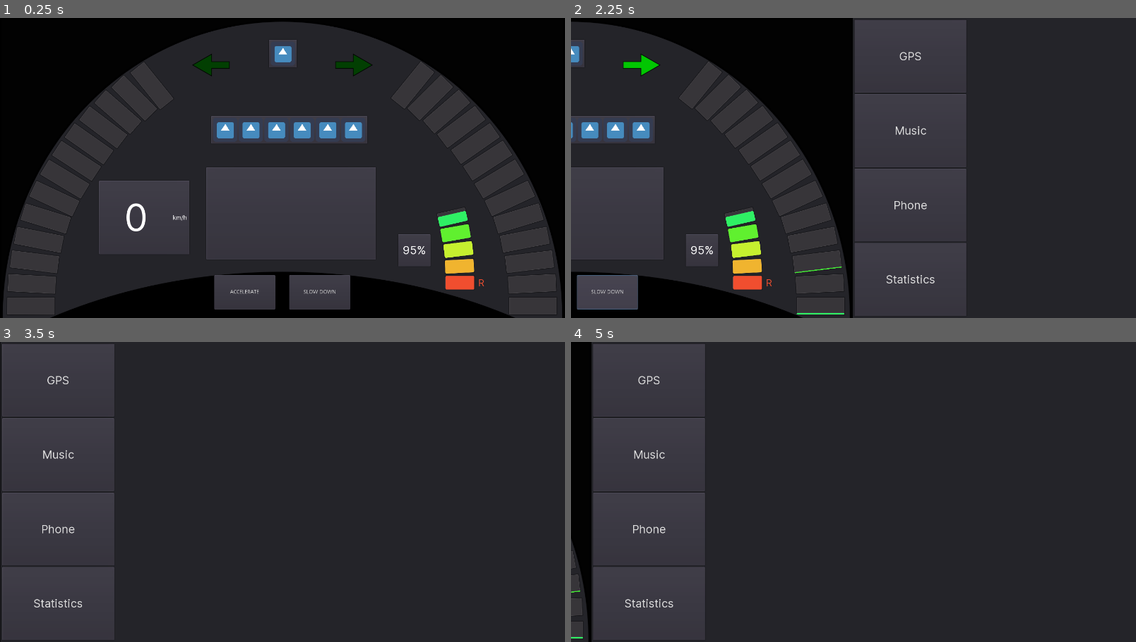
Above: before the commit, frames 1-4 (two rows, left to right).
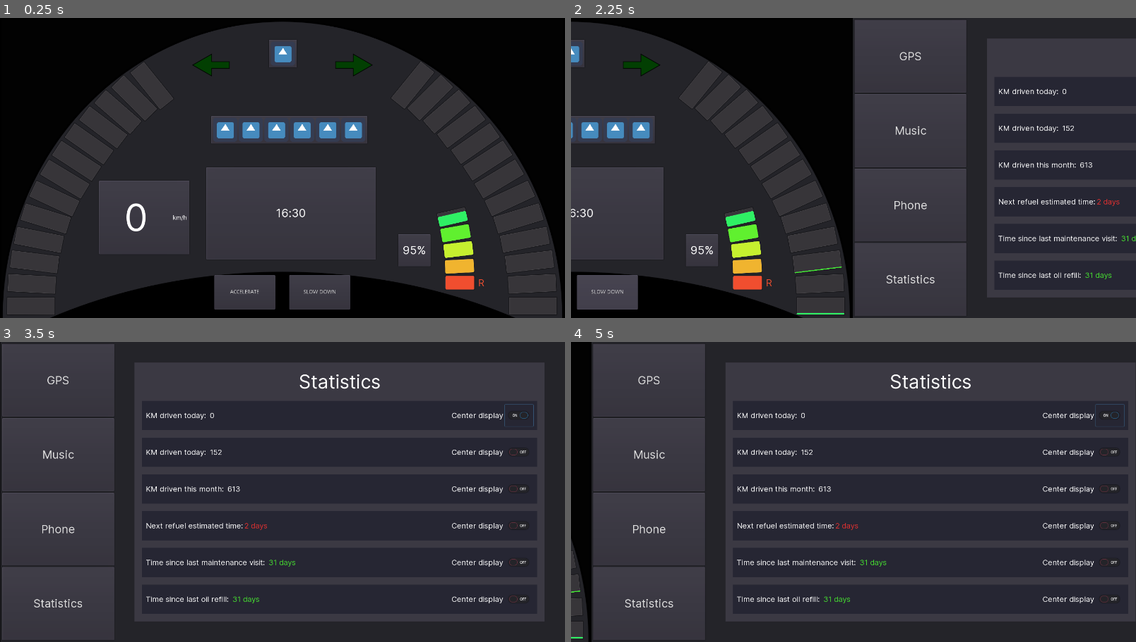
Above: after the commit, the same moments.

Repository: przadkap/car-dashboard
Game: Godot game, scene res://App.tscn
The game is run twice, just before and just after one commit, with the same random seed, the same clock (stepped at 60 frames per second) and the same inputs. The engine's default icon, where the game draws it, is replaced by a stand-in: a white triangle on a blue panel in a dark square. Sound files missing from this copy of the repository are replaced by a short silence.
Inputs (mouse positions are in pixels of both pictures, inside the frame that each line leads up to):
- Up to frame 1 (0.25 s): no input
- Up to frame 2 (2.25 s): click "ACCELERATE" at 0.5 s; click "SLOW DOWN" at 1.25 s; tap Enter at 2 s; hold Right from 2.03 s (still down); tap 0 at 2.1 s
- Up to frame 3 (3.5 s): release Right at 2.75 s; click (536, 414) at 2.77 s
- Up to frame 4 (5 s): hold Left 3.53-4.28 s; tap 1 at 3.6 s; hold Right from 4.28 s (still down); tap 0 at 4.35 s

The runs differ from the first frame. In frame 1, less than 0.1% of the frame differs, in the area x 48-54%, y 63-67%; in frame 2, 9.0%; in frame 3, 22%; in frame 4, 22%, in the area x 27-100%, y 7-93%.

Commit message:
add stats to center display

Diff:
--- a/Car Dashboard/App.tscn
+++ b/Car Dashboard/App.tscn
@@ -28,6 +28,11 @@
 [ext_resource path="res://MMScreen/styleboxes/buttons/warning-hover.tres" type="StyleBox" id=26]
 [ext_resource path="res://MMScreen/styleboxes/buttons/warning-pressed.stylebox" type="StyleBox" id=27]
 [ext_resource path="res://MMScreen/Statistics.gd" type="Script" id=28]
+[ext_resource path="res://CentralDisplay.gd" type="Script" id=29]
+
+[sub_resource type="DynamicFont" id=17]
+size = 30
+font_data = ExtResource( 17 )
 
 [sub_resource type="DynamicFont" id=1]
 size = 100
@@ -152,10 +157,174 @@
 anchor_bottom = 0.806885
 margin_top = -3.05176e-05
 rect_pivot_offset = Vector2( 200, 125 )
+script = ExtResource( 29 )
 __meta__ = {
 "_edit_lock_": true,
 "_edit_use_anchors_": true
 }
+
+[node name="VBoxContainer" type="VBoxContainer" parent="BTWScreen/CentralDisplay"]
+margin_left = 7.0
+margin_top = 7.0
+margin_right = 447.002
+margin_bottom = 251.0
+
+[node name="Hour" type="Label" parent="BTWScreen/CentralDisplay/VBoxContainer"]
+margin_top = 103.0
+margin_right = 440.0
+margin_bottom = 141.0
+size_flags_vertical = 6
+custom_fonts/font = SubResource( 17 )
+text = "16:30"
+align = 1
+valign = 1
+
+[node name="PanelContainer" type="PanelContainer" parent="BTWScreen/CentralDisplay/VBoxContainer"]
+visible = false
+margin_top = 230.0
+margin_right = 440.0
+margin_bottom = 244.0
+
+[node name="VBoxContainer" type="VBoxContainer" parent="BTWScreen/CentralDisplay/VBoxContainer/PanelContainer"]
+margin_left = 7.0
+margin_top = 7.0
+margin_right = 433.0
+margin_bottom = 7.0
+
+[node name="Stat1" type="PanelContainer" parent="BTWScreen/CentralDisplay/VBoxContainer/PanelContainer/VBoxContainer"]
+visible = false
+margin_right = 426.0
+margin_bottom = 28.0
+
+[node name="HBoxContainer" type="HBoxContainer" parent="BTWScreen/CentralDisplay/VBoxContainer/PanelContainer/VBoxContainer/Stat1"]
+margin_left = 7.0
+margin_top = 7.0
+margin_right = 419.0
+margin_bottom = 21.0
+
+[node name="Label" type="Label" parent="BTWScreen/CentralDisplay/VBoxContainer/PanelContainer/VBoxContainer/Stat1/HBoxContainer"]
+margin_right = 65.0
+margin_bottom = 14.0
+text = "KM Today:"
+
+[node name="Value" type="Label" parent="BTWScreen/CentralDisplay/VBoxContainer/PanelContainer/VBoxContainer/Stat1/HBoxContainer"]
+margin_left = 69.0
+margin_right = 93.0
+margin_bottom = 14.0
+text = "192"
+
+[node name="Stat2" type="PanelContainer" parent="BTWScreen/CentralDisplay/VBoxContainer/PanelContainer/VBoxContainer"]
+visible = false
+margin_right = 426.0
+margin_bottom = 28.0
+
+[node name="HBoxContainer" type="HBoxContainer" parent="BTWScreen/CentralDisplay/VBoxContainer/PanelContainer/VBoxContainer/Stat2"]
+margin_left = 7.0
+margin_top = 7.0
+margin_right = 419.0
+margin_bottom = 21.0
+
+[node name="Label" type="Label" parent="BTWScreen/CentralDisplay/VBoxContainer/PanelContainer/VBoxContainer/Stat2/HBoxContainer"]
+margin_right = 64.0
+margin_bottom = 14.0
+text = "KM Week:"
+
+[node name="Value" type="Label" parent="BTWScreen/CentralDisplay/VBoxContainer/PanelContainer/VBoxContainer/Stat2/HBoxContainer"]
+margin_left = 68.0
+margin_right = 92.0
+margin_bottom = 14.0
+text = "222"
+
+[node name="Stat3" type="PanelContainer" parent="BTWScreen/CentralDisplay/VBoxContainer/PanelContainer/VBoxContainer"]
+visible = false
+margin_right = 426.0
+margin_bottom = 28.0
+
+[node name="HBoxContainer" type="HBoxContainer" parent="BTWScreen/CentralDisplay/VBoxContainer/PanelContainer/VBoxContainer/Stat3"]
+margin_left = 7.0
+margin_top = 7.0
+margin_right = 419.0
+margin_bottom = 21.0
+
+[node name="Label" type="Label" parent="BTWScreen/CentralDisplay/VBoxContainer/PanelContainer/VBoxContainer/Stat3/HBoxContainer"]
+margin_right = 69.0
+margin_bottom = 14.0
+text = "KM Month:"
+
+[node name="Value" type="Label" parent="BTWScreen/CentralDisplay/VBoxContainer/PanelContainer/VBoxContainer/Stat3/HBoxContainer"]
+margin_left = 73.0
+margin_right = 105.0
+margin_bottom = 14.0
+text = "6345"
+
+[node name="Stat4" type="PanelContainer" parent="BTWScreen/CentralDisplay/VBoxContainer/PanelContainer/VBoxContainer"]
+visible = false
+margin_right = 426.0
+margin_bottom = 28.0
+
+[node name="HBoxContainer" type="HBoxContainer" parent="BTWScreen/CentralDisplay/VBoxContainer/PanelContainer/VBoxContainer/Stat4"]
+margin_left = 7.0
+margin_top = 7.0
+margin_right = 419.0
+margin_bottom = 21.0
+
+[node name="Label" type="Label" parent="BTWScreen/CentralDisplay/VBoxContainer/PanelContainer/VBoxContainer/Stat4/HBoxContainer"]
+margin_right = 44.0
+margin_bottom = 14.0
+text = "Refuel:"
+
+[node name="Value" type="Label" parent="BTWScreen/CentralDisplay/VBoxContainer/PanelContainer/VBoxContainer/Stat4/HBoxContainer"]
+margin_left = 48.0
+margin_right = 89.0
+margin_bottom = 14.0
+custom_colors/font_color = Color( 0.976471, 0.152941, 0.152941, 1 )
+text = "2 days"
+
+[node name="Stat5" type="PanelContainer" parent="BTWScreen/CentralDisplay/VBoxContainer/PanelContainer/VBoxContainer"]
+visible = false
+margin_right = 426.0
+margin_bottom = 28.0
+
+[node name="HBoxContainer" type="HBoxContainer" parent="BTWScreen/CentralDisplay/VBoxContainer/PanelContainer/VBoxContainer/Stat5"]
+margin_left = 7.0
+margin_top = 7.0
+margin_right = 419.0
+margin_bottom = 21.0
+
+[node name="Label" type="Label" parent="BTWScreen/CentralDisplay/VBoxContainer/PanelContainer/VBoxContainer/Stat5/HBoxContainer"]
+margin_right = 121.0
+margin_bottom = 14.0
+text = "Last maintenance: "
+
+[node name="Value" type="Label" parent="BTWScreen/CentralDisplay/VBoxContainer/PanelContainer/VBoxContainer/Stat5/HBoxContainer"]
+margin_left = 125.0
+margin_right = 200.0
+margin_bottom = 14.0
+custom_colors/font_color = Color( 0.282353, 0.862745, 0.160784, 1 )
+text = "31 days ago"
+
+[node name="Stat6" type="PanelContainer" parent="BTWScreen/CentralDisplay/VBoxContainer/PanelContainer/VBoxContainer"]
+visible = false
+margin_right = 426.0
+margin_bottom = 28.0
+
+[node name="HBoxContainer" type="HBoxContainer" parent="BTWScreen/CentralDisplay/VBoxContainer/PanelContainer/VBoxContainer/Stat6"]
+margin_left = 7.0
+margin_top = 7.0
+margin_right = 419.0
+margin_bottom = 21.0
+
+[node name="Label" type="Label" parent="BTWScreen/CentralDisplay/VBoxContainer/PanelContainer/VBoxContainer/Stat6/HBoxContainer"]
+margin_right = 103.0
+margin_bottom = 14.0
+text = "Last oil change: "
+
+[node name="Value" type="Label" parent="BTWScreen/CentralDisplay/VBoxContainer/PanelContainer/VBoxContainer/Stat6/HBoxContainer"]
+margin_left = 107.0
+margin_right = 182.0
+margin_bottom = 14.0
+custom_colors/font_color = Color( 0.282353, 0.862745, 0.160784, 1 )
+text = "31 days ago"
 
 [node name="SpeedDigits" type="PanelContainer" parent="BTWScreen"]
 anchor_left = 0.096661
@@ -1929,7 +2098,6 @@
 visible = false
 
 [node name="Statistics" type="PanelContainer" parent="MultimediaScreen/PanelContainer/SideSeparator/Content"]
-visible = false
 margin_left = 50.0
 margin_top = 50.0
 margin_right = 1139.0
@@ -2317,4 +2485,11 @@
 [connection signal="music_toggle" from="MultimediaScreen/PanelContainer/SideSeparator/Content/MusicPlayer" to="MultimediaScreen" method="_on_MusicPlayer_music_toggle"]
 [connection signal="switch_song" from="MultimediaScreen/PanelContainer/SideSeparator/Content/MusicPlayer" to="MultimediaScreen" method="_on_MusicPlayer_switch_song"]
 [connection signal="call_toggled" from="MultimediaScreen/PanelContainer/SideSeparator/Content/Phone" to="MultimediaScreen" method="_on_Phone_call_toggled"]
+[connection signal="stat_visibility_changed" from="MultimediaScreen/PanelContainer/SideSeparator/Content/Statistics" to="BTWScreen/CentralDisplay" method="_on_Statistics_stat_visibility_changed"]
+[connection signal="toggled" from="MultimediaScreen/PanelContainer/SideSeparator/Content/Statistics/VBoxContainer/Stat1/StatKMToday/DisplayButton" to="MultimediaScreen/PanelContainer/SideSeparator/Content/Statistics" method="_on_DisplayButton1_toggled"]
+[connection signal="toggled" from="MultimediaScreen/PanelContainer/SideSeparator/Content/Statistics/VBoxContainer/Stat2/StatKMWeek/DisplayButton" to="MultimediaScreen/PanelContainer/SideSeparator/Content/Statistics" method="_on_DisplayButton2_toggled"]
+[connection signal="toggled" from="MultimediaScreen/PanelContainer/SideSeparator/Content/Statistics/VBoxContainer/Stat3/StatKMMonth/DisplayButton" to="MultimediaScreen/PanelContainer/SideSeparator/Content/Statistics" method="_on_DisplayButton3_toggled"]
+[connection signal="toggled" from="MultimediaScreen/PanelContainer/SideSeparator/Content/Statistics/VBoxContainer/Stat4/Statfuel/DisplayButton" to="MultimediaScreen/PanelContainer/SideSeparator/Content/Statistics" method="_on_DisplayButton4_toggled"]
+[connection signal="toggled" from="MultimediaScreen/PanelContainer/SideSeparator/Content/Statistics/VBoxContainer/Stat5/StatMaintenance/DisplayButton" to="MultimediaScreen/PanelContainer/SideSeparator/Content/Statistics" method="_on_DisplayButton5_toggled"]
+[connection signal="toggled" from="MultimediaScreen/PanelContainer/SideSeparator/Content/Statistics/VBoxContainer/Stat6/StatOil/DisplayButton" to="MultimediaScreen/PanelContainer/SideSeparator/Content/Statistics" method="_on_DisplayButton6_toggled"]
 [connection signal="finished" from="MultimediaScreen/MusicAudio" to="MultimediaScreen" method="_on_MusicAudio_finished"]
--- /dev/null
+++ b/Car Dashboard/CentralDisplay.gd
@@ -0,0 +1,17 @@
+extends PanelContainer
+
+func _ready():
+	pass # Replace with function body.
+
+
+func _on_Statistics_stat_visibility_changed(index, visibility):
+
+	$VBoxContainer/PanelContainer/VBoxContainer.get_child(index - 1).visible = visibility
+
+	if(visibility && !$VBoxContainer/PanelContainer.visible):
+		$VBoxContainer/PanelContainer.visible = true
+	elif(!visibility):
+		for child in $VBoxContainer/PanelContainer/VBoxContainer.get_children():
+			if child.visible:
+				return
+		$VBoxContainer/PanelContainer.visible = false
--- a/Car Dashboard/MMScreen/Statistics.gd
+++ b/Car Dashboard/MMScreen/Statistics.gd
@@ -1,7 +1,7 @@
 extends PanelContainer
 
+signal stat_visibility_changed
 
-# Called when the node enters the scene tree for the first time.
 func _ready():
 	km_values_changed(Globals.distance_traveled)
 
@@ -13,3 +13,22 @@
 
 func _on_App_km_changed():
 	km_values_changed(Globals.distance_traveled)
+
+
+func _on_DisplayButton1_toggled(button_pressed):
+	emit_signal("stat_visibility_changed", 1, button_pressed)
+
+func _on_DisplayButton2_toggled(button_pressed):
+	emit_signal("stat_visibility_changed", 2, button_pressed)
+
+func _on_DisplayButton3_toggled(button_pressed):
+	emit_signal("stat_visibility_changed", 3, button_pressed)
+
+func _on_DisplayButton4_toggled(button_pressed):
+	emit_signal("stat_visibility_changed", 4, button_pressed)
+
+func _on_DisplayButton5_toggled(button_pressed):
+	emit_signal("stat_visibility_changed", 5, button_pressed)
+
+func _on_DisplayButton6_toggled(button_pressed):
+	emit_signal("stat_visibility_changed", 6, button_pressed)
Not shown: 1 places in Car Dashboard/App.tscn that only renumber resources
